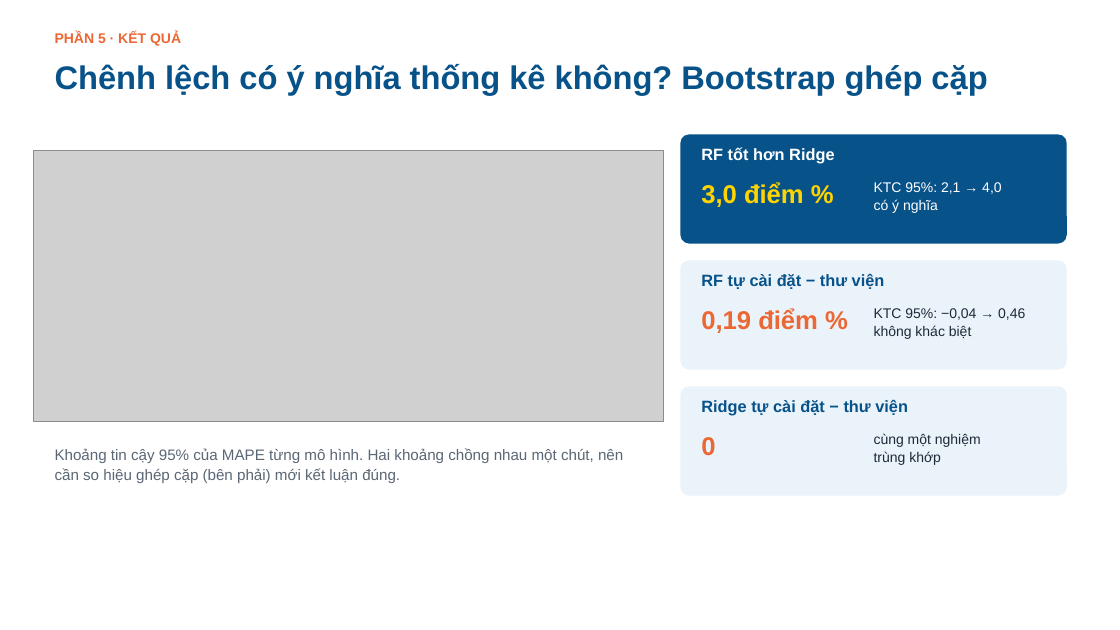
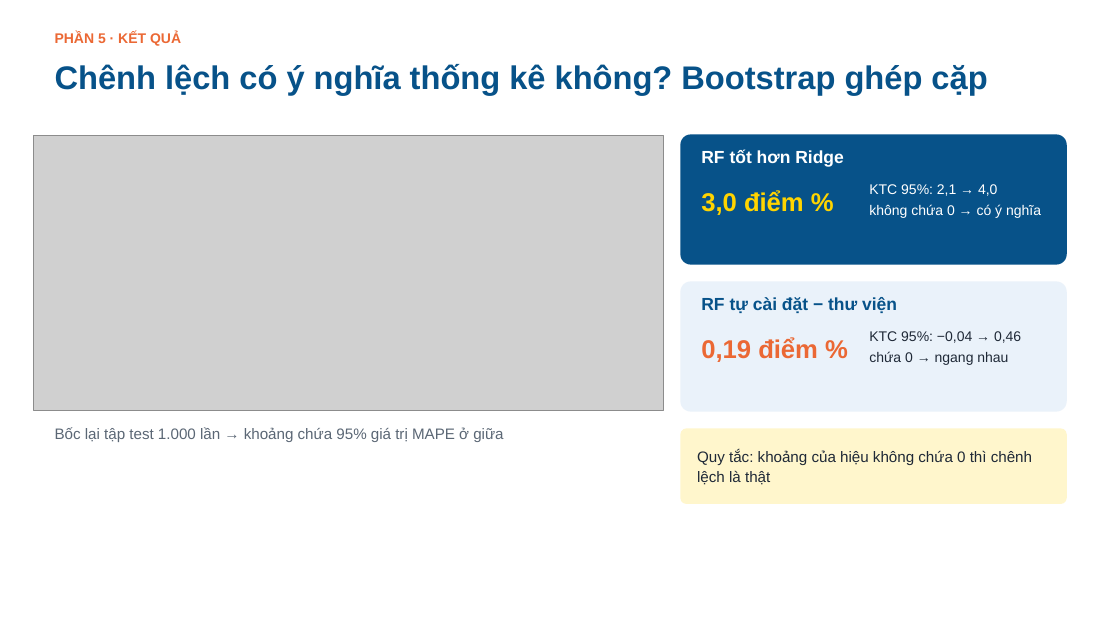
Before and after one commit to tiendc57/DataScience, a slide deck: slide 29 of slides/Bao_cao_Du_doan_gia_o_to.pptx. Drawn at 1120x630 pixels with LibreOffice and Linux fonts; fonts in the diff are those of the drawing; grey boxes stand for pictures; background and template pictures are left out. Boxes give left, top, right and bottom in pixels: in the first picture for what was removed or moved away, otherwise in the second. Text is boxed around its words. In the diff, an @@ line names an element or a change of style, - is before the commit and + after.

```diff
--- a/slides/Bao_cao_Du_doan_gia_o_to.pptx
+++ b/slides/Bao_cao_Du_doan_gia_o_to.pptx
@@ picture moved from (x1=34, y1=150, x2=664, y2=422) to (x1=34, y1=136, x2=664, y2=410) @@
@@ rounded rectangle resized from (x1=681, y1=134, x2=1067, y2=244) to (x1=681, y1=134, x2=1067, y2=265) @@
@@ text "RF tốt hơn Ridge" at (x1=701, y1=149, x2=844, y2=167): size 14 to 15 pt @@
@@ text "3,0 điểm %" moved from (x1=701, y1=182, x2=804, y2=207) to (x1=701, y1=191, x2=804, y2=215) @@
@@ text at (x1=869, y1=204, x2=1041, y2=218): text changed @@
-có ý nghĩa
+không chứa 0 → có ý nghĩa
@@ text at (x1=869, y1=184, x2=997, y2=196): more space between paragraphs @@
@@ rounded rectangle resized from (x1=681, y1=260, x2=1067, y2=370) to (x1=681, y1=281, x2=1067, y2=412) @@
@@ text "RF tự cài đặt − ..." at (x1=701, y1=297, x2=897, y2=313): size 14 to 15 pt @@
@@ text "RF tự cài đặt − ..." moved from (x1=701, y1=273, x2=885, y2=289) to (x1=701, y1=297, x2=897, y2=313) @@
@@ text "0,19 điểm %" moved from (x1=701, y1=308, x2=818, y2=333) to (x1=701, y1=338, x2=818, y2=362) @@
@@ text "KTC 95%: −0,04 → 0,46" moved from (x1=874, y1=308, x2=1025, y2=339) to (x1=869, y1=331, x2=1021, y2=365) @@
@@ text at (x1=869, y1=351, x2=1008, y2=365): text changed @@
-không khác biệt
+chứa 0 → ngang nhau
@@ text at (x1=869, y1=331, x2=1021, y2=343): more space between paragraphs @@
@@ text at (x1=55, y1=427, x2=503, y2=442): text changed @@
-Khoảng tin cậy 95% của MAPE từng mô hình. Hai khoảng chồng nhau một chút, nên cần so hiệu ghép cặp (bên phải) mới kết luận đúng.
+Bốc lại tập test 1.000 lần → khoảng chứa 95% giá trị MAPE ở giữa
@@ rounded rectangle resized from (x1=681, y1=386, x2=1067, y2=496) to (x1=681, y1=429, x2=1067, y2=504) @@
@@ rounded rectangle at (x1=681, y1=429, x2=1067, y2=504): fill #EAF2FA to #FFF6CC @@
@@ text "Quy tắc: khoảng của hiệu ..." at (x1=697, y1=450, x2=1032, y2=485): vertical alignment top to middle @@
@@ text removed at (x1=701, y1=437, x2=715, y2=456) @@
-0
@@ text removed at (x1=874, y1=433, x2=981, y2=465) @@
-cùng một nghiệm
-trùng khớp
@@ text at (x1=697, y1=450, x2=1032, y2=485): text changed; size 14 to 13 pt; text colour #075289 to #1F2937; bold off @@
-Ridge tự cài đặt − thư viện
+Quy tắc: khoảng của hiệu không chứa 0 thì chênh lệch là thật
```
Also in this commit, not shown: 15 other slides changed, 18 slides added, 18 slides removed, 18 other files.
